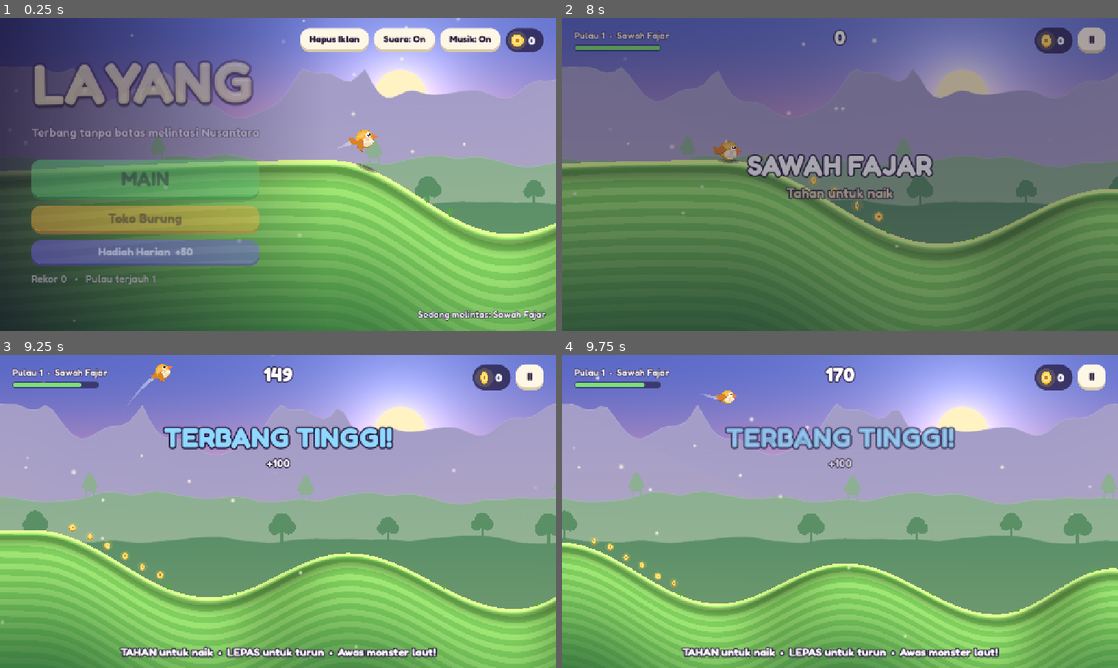
Above: before the commit, frames 1-4 (two rows, left to right).
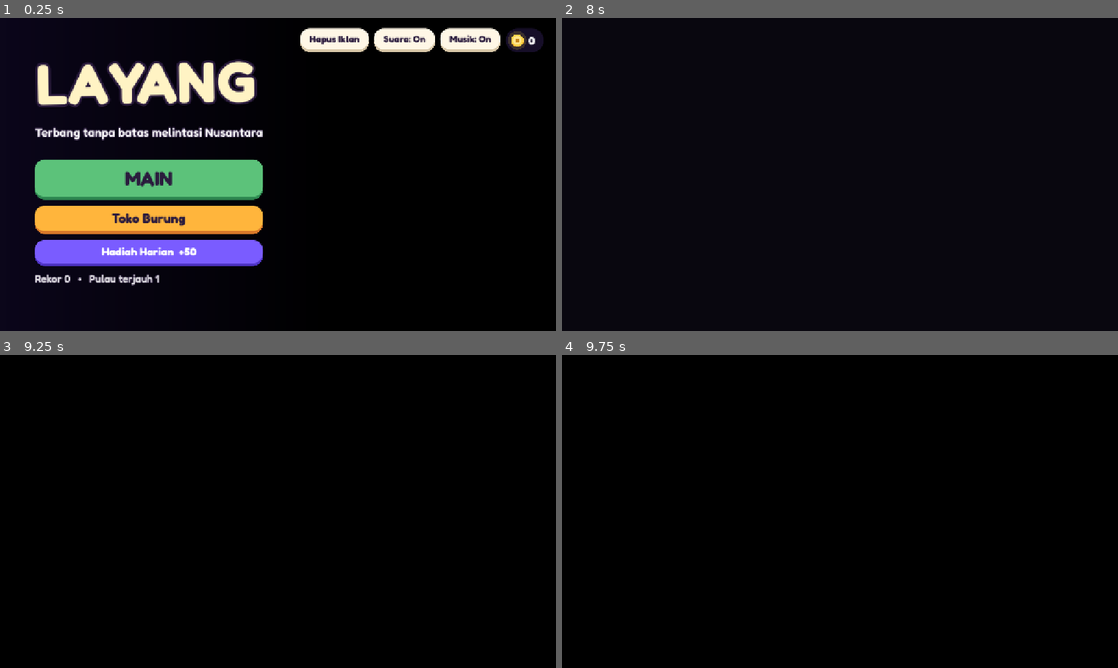
Above: after the commit, the same moments.

Repository: lutfidev/layang
Game: Godot game, scene res://scenes/main_menu.tscn
Two runs of this game, one before a commit and one after it. Both use one fixed random seed, a clock stepped at 60 frames per second and the inputs below.
Inputs (mouse positions are in pixels of both pictures, inside the frame that each line leads up to):
- Up to frame 1 (0.25 s): no input
- Up to frame 2 (8 s): move the mouse to (962, 158) at 0.52 s; hold Up 0.53-1.28 s; hold Space (fly) 0.53-1.28 s; click (962, 158) at 0.67 s; move the mouse to (728, 190) at 1.27 s; tap Space (fly) every 1.5 s from 1.35 to 7.35 s; move the mouse to (895, 105) at 2.02 s; hold Space (fly) 2.03-2.78 s; hold Up 2.03-3.53 s; move the mouse to (812, 237) at 2.77 s; click (812, 237) at 2.92 s; move the mouse to (1006, 221) at 3.52 s; hold Space (fly) 3.53-4.28 s; move the mouse to (673, 127) at 4.27 s; move the mouse to (867, 174) at 5.02 s; hold Space (fly) 5.03-5.78 s; click (867, 174) at 5.17 s; move the mouse to (756, 96) at 5.77 s; hold Up from 5.78 s (still down); move the mouse to (962, 158) at 6.52 s; hold Space (fly) 6.53-7.28 s; move the mouse to (728, 190) at 7.27 s; click (728, 190) at 7.42 s
- Up to frame 3 (9.25 s): move the mouse to (333, 442) at 8.02 s; release Up at 8.03 s; hold Space (fly) 8.03-8.78 s; move the mouse to (250, 574) at 8.77 s; tap Space (fly) at 8.85 s
- Up to frame 4 (9.75 s): move the mouse to (1006, 558) at 9.52 s; hold Up from 9.53 s (still down); hold Space (fly) from 9.53 s (still down); click (1006, 558) at 9.67 s

The runs differ from the first frame. In frame 1, 97% of the frame differs, in the area x 0-100%, y 0-100%; in frame 2, 100%; in frame 3, 100%; in frame 4, 100%.
Error after the commit: Parse Error: Cannot find member "COL_PAD" in base "Wave". (res://scripts/world/terrain.gd:116)

Commit message:
feat(world): drop the bay launch lip

Diff:
--- a/scripts/world/bird.gd
+++ b/scripts/world/bird.gd
@@ -6,7 +6,6 @@
 signal took_off
 signal splashed
 signal skimmed(duration: float)    # flew low over land long enough ("NYEREMPET")
-signal kicked                      # flung up by a bay's launch lip
 
 const GRAVITY := 1300.0
 const LIFT := 2900.0
@@ -28,7 +27,6 @@
 const SKIM_HEIGHT := 90.0
 const SKIM_MIN_TIME := 0.6
 const RADIUS := 22.0
-const LIP_KICK := 620.0            # upward speed from a bay's launch lip (= MAX_RISE)
 
 var terrain: Terrain
 var vel := Vector2(360, 0)
@@ -46,7 +44,6 @@
 var _flap := 0.0
 var _squash := Vector2.ONE
 var _was_underwater := false
-var _kick_flight := false          # airborne after a lip kick: the landing is always soft
 var _trail: Line2D
 var _glow: Node2D
 
@@ -159,15 +156,6 @@
 				skimmed.emit(skim_t)
 			skim_t = 0.0
 
-	if on_ground and terrain.kick_at(position.x):
-		on_ground = false
-		air_time = 0.0
-		max_air_height = 0.0
-		vel.y = -LIP_KICK
-		_kick_flight = true
-		position.y -= GROUND_STICK + 1.0
-		kicked.emit()
-
 	var under := position.y > Terrain.WATER_Y + 4.0 and h > Terrain.WATER_Y
 	if under and not _was_underwater:
 		splashed.emit()
@@ -175,8 +163,7 @@
 
 
 func _land(slope: float) -> void:
-	var bonk := (vel.y > BONK_FALL_SPEED or slope < BONK_SLOPE) and not terrain.soft_landing_at(position.x) and not _kick_flight
-	_kick_flight = false
+	var bonk := (vel.y > BONK_FALL_SPEED or slope < BONK_SLOPE) and not terrain.soft_landing_at(position.x)
 	if bonk:
 		vel.x *= 0.6
 	_squash = Vector2(1.3, 0.72) if bonk else Vector2(1.12, 0.88)
--- a/scripts/world/terrain.gd
+++ b/scripts/world/terrain.gd
@@ -7,7 +7,7 @@
 const SEA_FLOOR := 470.0
 const WATER_Y := 300.0
 const SAMPLE := 14.0
-# Pantai bays: water-filled valleys with a launch lip before them (see Bird.LIP_KICK)
+# Pantai bays: water-filled valleys behind a lip; a curling wave (see Wave) stands over each one
 const BAYS_PER_ISLAND := 3
 const BAY_VALLEY_Y := 60.0
 const LIP_Y := -60.0
@@ -15,10 +15,6 @@
 const BAY_FLOOR_Y := 380.0
 const BAY_HALF := 300.0
 const BANK_Y := 40.0
-const KICK_BEFORE := 40.0
-const KICK_AFTER := 10.0
-const LIP_COLOR := Color("#ff7a59")
-const LIP_EDGE := Color("#ffe066")
 # Sawah kites: villagers' kites hang over chosen peaks (see Kite); a coin arc runs over each one
 const KITES_PER_ISLAND := 2
 const KITE_ARC_COINS := 10
@@ -117,17 +113,9 @@
 ## The first bay the bird at x has not fully passed yet, or -1.
 func next_bay(x: float) -> int:
 	for i in bays.size():
-		if bays[i].water_x1 + Wave.WAVE_HALF > x:
+		if bays[i].water_x1 + Wave.COL_PAD > x:
 			return i
 	return -1
-
-
-## True on the launch zone at the top of a bay's lip.
-func kick_at(x: float) -> bool:
-	for b in bays:
-		if x >= b.lip_x - KICK_BEFORE and x <= b.lip_x + KICK_AFTER:
-			return true
-	return false
 
 
 ## True on the far bank of a bay, where a landing never counts as a bonk.
@@ -145,7 +133,7 @@
 	while x < limit and is_water_at(x):
 		x += 10.0
 	x += 120.0
-	while x < limit and (is_water_at(x) or slope_at(x) < -0.3 or kick_at(x)):
+	while x < limit and (is_water_at(x) or slope_at(x) < -0.3):
 		x += 10.0
 	return x
 
@@ -439,16 +427,6 @@
 		if terrain == null:
 			return
 		var t := Time.get_ticks_msec() / 1000.0
-		for bay in terrain.bays:
-			var lx: float = bay.lip_x
-			if lx < view_left - 400.0 or lx > view_right + 400.0:
-				continue
-			var surf := PackedVector2Array()
-			var sx := lx - 220.0
-			while sx <= lx + KICK_AFTER:
-				surf.append(Vector2(sx, terrain.height_at(sx)))
-				sx += 14.0
-			Art.launch_ramp(self, surf, LIP_COLOR, LIP_EDGE, t)
 		for p in terrain.props:
 			var x: float = p.x
 			if x < view_left - 300.0 or x > view_right + 300.0:
